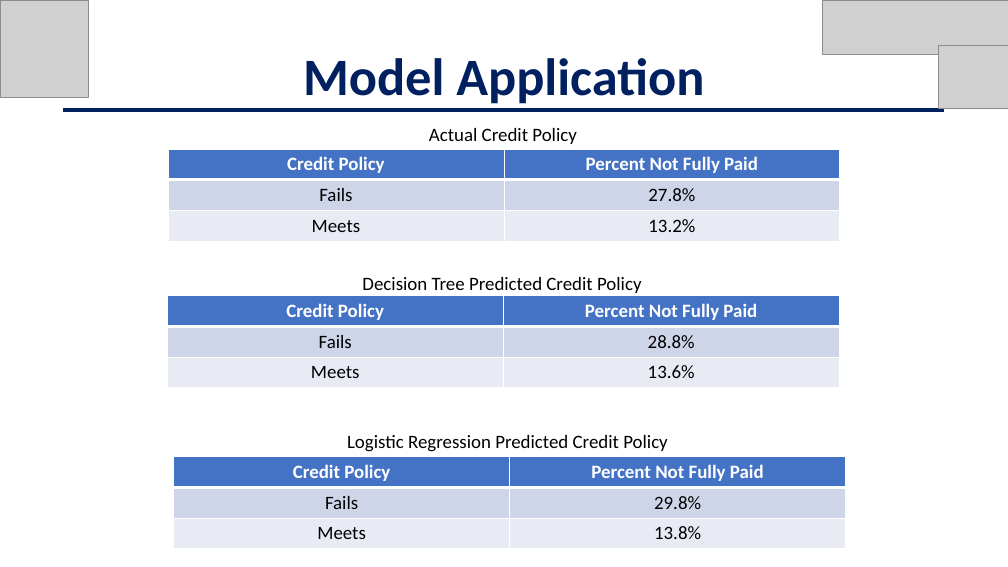
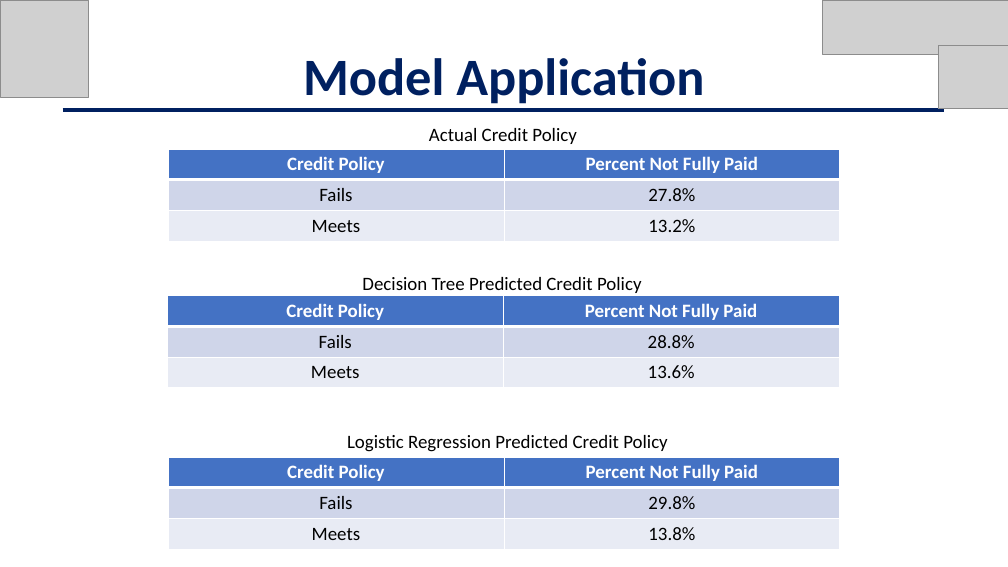
Before and after one commit to jschild01/JMB_DATS_6101, a slide deck: slide 26 of Project2/EDA_LendingClub_Slides - Project 2.pptx. Drawn at 1008x567 pixels with LibreOffice and Linux fonts; fonts in the diff are those of the drawing; grey boxes stand for pictures. Boxes give left, top, right and bottom in pixels: in the first picture for what was removed or moved away, otherwise in the second. Text is boxed around its words. In the diff, an @@ line names an element or a change of style, - is before the commit and + after.

```diff
--- a/Project2/EDA_LendingClub_Slides - Project 2.pptx
+++ b/Project2/EDA_LendingClub_Slides - Project 2.pptx
@@ table: place and size @@
-table at box(174, 457, 845, 549)
+table at box(168, 457, 839, 550)
```
Also in this commit, not shown: 2 other slides changed.
